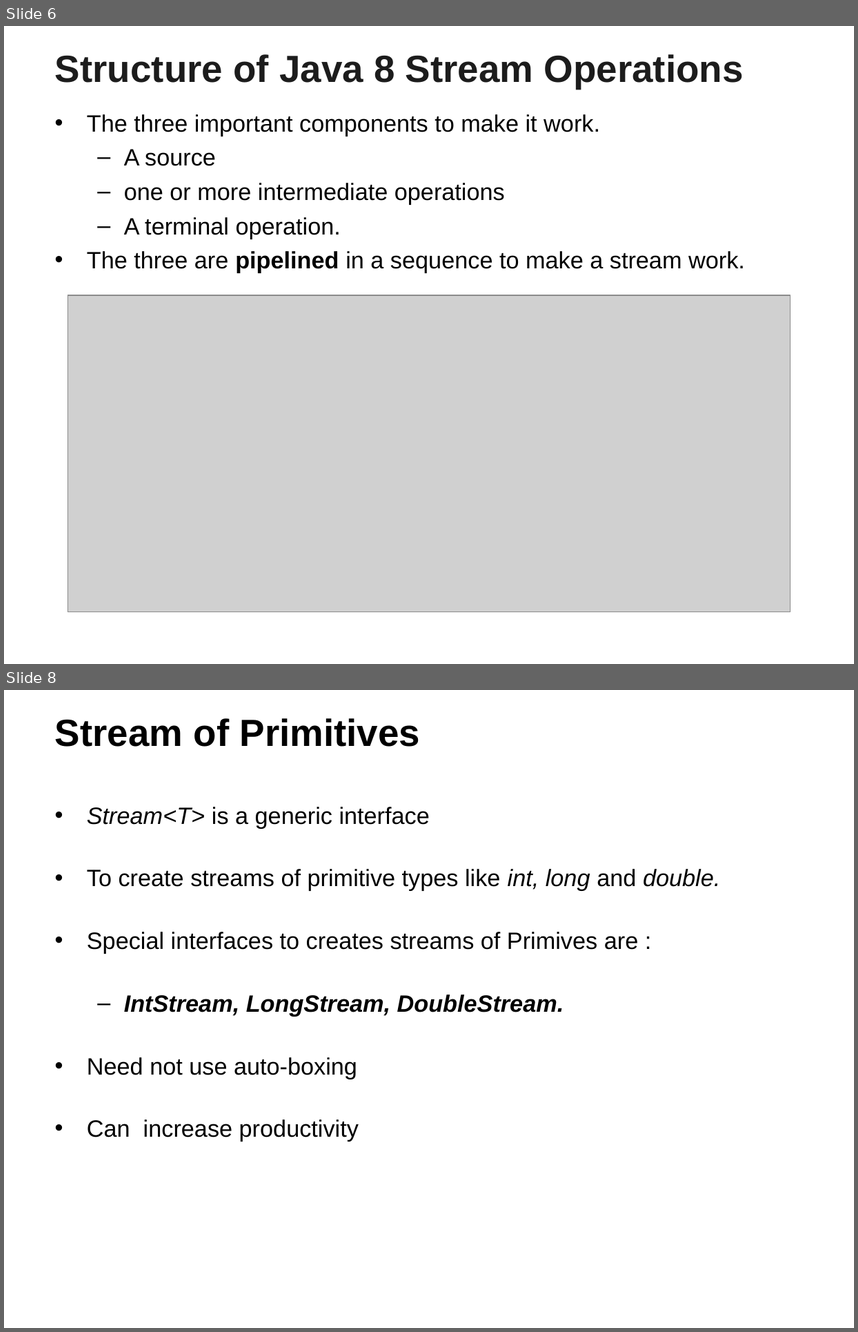
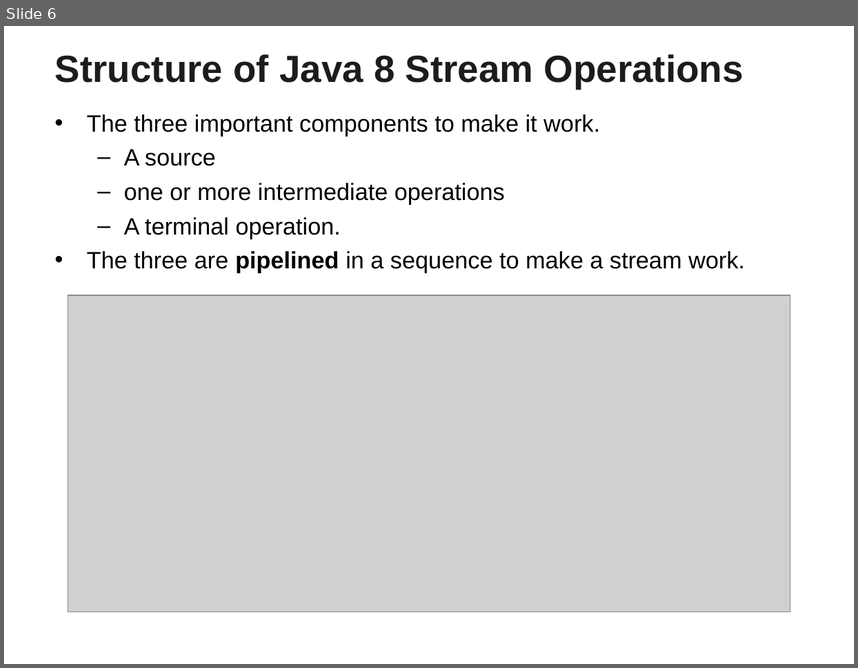
Before and after one commit to vatsanTraining/corejava, a slide deck: Streams_centuryLink.ppt. Shown one above the other, each under a label of ours: slides 6 and 8 before the commit, slide 6 after it; the slides between them are not shown. The pictures are 858x1332 and 858x668 pixels, drawn with LibreOffice and Linux fonts; fonts in the diff are those of the drawing; grey boxes stand for pictures; background and template pictures are left out. Boxes give left, top, right and bottom in pixels: in the first picture for what was removed or moved away, otherwise in the second. Text is boxed around its words. In the diff, an @@ line names an element or a change of style, - is before the commit and + after.

```diff
--- a/Streams_centuryLink.ppt
+++ b/Streams_centuryLink.ppt
@@ slide 8 removed at (x1=4, y1=690, x2=854, y2=1328), background picture (left out) @@
@@ title removed at (x1=55, y1=718, x2=420, y2=747) @@
-Stream of Primitives
@@ text removed at (x1=87, y1=807, x2=720, y2=1141) @@
-• Stream<T> is a generic interface
-• To create streams of primitive types like int, long and double.
-• Special interfaces to creates streams of Primives are :
-  – IntStream, LongStream, DoubleStream.
-• Need not use auto-boxing
-• Can increase productivity
```
Also in this commit, not shown: 17 other slides removed.
